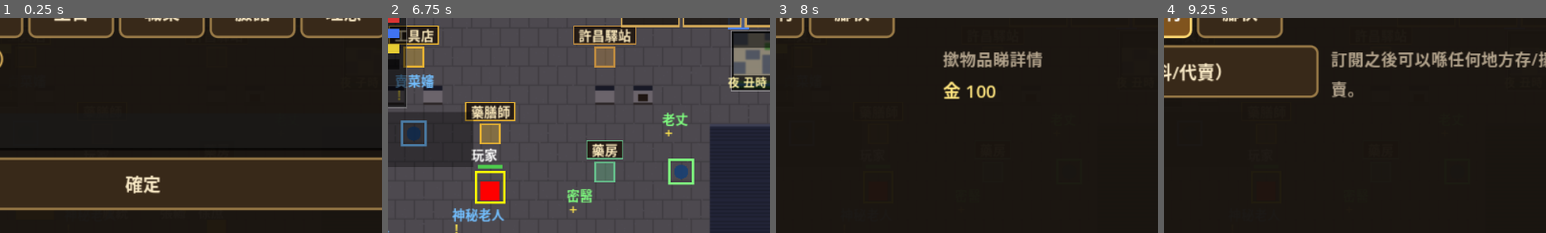
Above: before the commit, frames 1-4 (left to right).
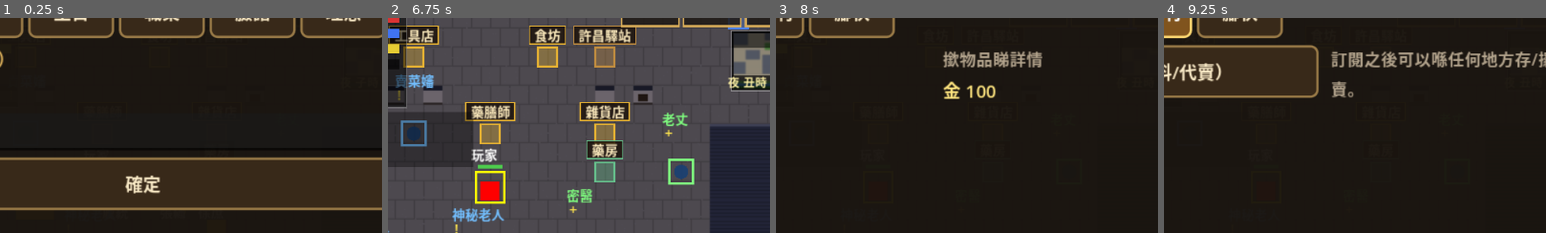
Above: after the commit, the same moments.

Repository: alphakey-marketing/sanguo-remake
Game: Godot game, scene res://ui/main.tscn
The game is run twice, just before and just after one commit, with the same random seed, the same clock (stepped at 60 frames per second) and the same inputs.
Inputs (mouse positions are % of the whole screen's width and height, from its top left):
- Up to frame 1 (0.25 s): no input
- Up to frame 2 (6.75 s): click "姓名" at 0.5 s; click "稱號" at 1.25 s; click (55, 40) at 2.02 s; type "12" at 2.1 s; click "生日" at 2.75 s; click "職業" at 3.5 s; click "臉譜" at 4.25 s; click "理念" at 5 s; click "確認" at 5.75 s; click "出發！" at 6.5 s
- Up to frame 3 (8 s): tap Enter at 7.25 s; move the mouse to (72, 45) at 7.27 s; hold D from 7.28 s (still down); tap B at 7.35 s; click (72, 45) at 7.42 s; tap Space at 7.52 s
- Up to frame 4 (9.25 s): release D at 8 s; click "背包" at 8 s; click "天地商行" at 8.75 s
The pictures show only the part of the screen within x 37-87%, y 13-63%; the shares and areas given below are measured in that part.

The runs differ from the first frame. In frame 2, 2.9% of the frame differs, in the area x 37-64%, y 3-59%; in frame 3, less than 0.1%; in frame 4, less than 0.1%.

Commit message:
S05a 生產經濟小缺口: 產出1~2件(doubleChance)+5城4類商店+天災停進貨+地圖市價頁
- 農耕/伐木/採礦 work.json 加 doubleChance:0.15，一般成功額外機率多收1件
  (同大成功0.5%不重疊)，對應 spec 05 §2「1~2件」；狩獵/釣魚/採藥表寫「1件」不加
- shops.json 5城(許昌/新野/汝南/宛城/襄陽)各補齊工具商/藥膳師/食坊/雜貨店
  (新增17間店)
- world.json 加 shopShutdown:{min,max}；disaster.gd roll_day() 大/中規模天災
  額外算 shutdownEnd/shutdownCats；sim_econ.gd cmd_buy 擋停進貨窗口購買
- sim.gd 新 view_market_prices() read-model + map_panel.gd 新「市價」頁，
  顯示各城代表物資現價 (城際價差)
- tests/run_craft.gd 加 doubleChance/4類商店/天災停進貨測試，全部 PASS
- docs: PLAN.md 剔 S05a、spec 05 更新現況+偏離記錄、CLAUDE.md 現況推進到 S05b

Co-Authored-By: Claude Sonnet 5 <noreply@anthropic.com>

Diff:
--- a/client/data/shops.json
+++ b/client/data/shops.json
@@ -152,6 +152,22 @@
    "map": "xuchang"
   },
   {
+   "id": "food",
+   "name": "食坊",
+   "x": 37,
+   "y": 34,
+   "stock": [29021, 29025, 29028, 29052, 29053, 29078, 29079, 29102],
+   "map": "xuchang"
+  },
+  {
+   "id": "grocery",
+   "name": "雜貨店",
+   "x": 40,
+   "y": 38,
+   "stock": [65001, 65002, 65004, 65005, 65008, 65016, 65020, 65024, 65029, 65040],
+   "map": "xuchang"
+  },
+  {
    "id": "tool_xy",
    "name": "新野工具店",
    "x": 29,
@@ -178,6 +194,30 @@
    "map": "xinye"
   },
   {
+   "id": "herbalist_xy",
+   "name": "新野藥膳師",
+   "x": 33,
+   "y": 31,
+   "stock": [30015, 28035, 28037, 29043, 29068, 29069, 29070],
+   "map": "xinye"
+  },
+  {
+   "id": "food_xy",
+   "name": "新野食坊",
+   "x": 37,
+   "y": 31,
+   "stock": [29021, 29025, 29028, 29052, 29053, 29078, 29079, 29102],
+   "map": "xinye"
+  },
+  {
+   "id": "grocery_xy",
+   "name": "新野雜貨店",
+   "x": 41,
+   "y": 31,
+   "stock": [65001, 65002, 65004, 65005, 65008, 65016, 65020, 65024, 65029, 65040],
+   "map": "xinye"
+  },
+  {
    "id": "weapon_rn",
    "name": "汝南武器店",
    "x": 11,
@@ -221,6 +261,38 @@
    "map": "runan_city"
   },
   {
+   "id": "tool_rn",
+   "name": "汝南工具店",
+   "x": 31,
+   "y": 35,
+   "stock": [26031, 26032, 26033, 26034, 26035, 26036, 26001, 26002, 26003, 26006, 26008, 26011, 26005, 26012, 26007, 26004, 26010],
+   "map": "runan_city"
+  },
+  {
+   "id": "herbalist_rn",
+   "name": "汝南藥膳師",
+   "x": 35,
+   "y": 35,
+   "stock": [30015, 28035, 28037, 29043, 29068, 29069, 29070],
+   "map": "runan_city"
+  },
+  {
+   "id": "food_rn",
+   "name": "汝南食坊",
+   "x": 39,
+   "y": 35,
+   "stock": [29021, 29025, 29028, 29052, 29053, 29078, 29079, 29102],
+   "map": "runan_city"
+  },
+  {
+   "id": "grocery_rn",
+   "name": "汝南雜貨店",
+   "x": 43,
+   "y": 35,
+   "stock": [65001, 65002, 65004, 65005, 65008, 65016, 65020, 65024, 65029, 65040],
+   "map": "runan_city"
+  },
+  {
    "id": "weapon_wc",
    "name": "宛城武器店",
    "x": 10,
@@ -264,6 +336,38 @@
    "map": "wancheng"
   },
   {
+   "id": "tool_wc",
+   "name": "宛城工具店",
+   "x": 32,
+   "y": 38,
+   "stock": [26031, 26032, 26033, 26034, 26035, 26036, 26001, 26002, 26003, 26006, 26008, 26011, 26005, 26012, 26007, 26004, 26010],
+   "map": "wancheng"
+  },
+  {
+   "id": "herbalist_wc",
+   "name": "宛城藥膳師",
+   "x": 36,
+   "y": 38,
+   "stock": [30015, 28035, 28037, 29043, 29068, 29069, 29070],
+   "map": "wancheng"
+  },
+  {
+   "id": "food_wc",
+   "name": "宛城食坊",
+   "x": 40,
+   "y": 38,
+   "stock": [29021, 29025, 29028, 29052, 29053, 29078, 29079, 29102],
+   "map": "wancheng"
+  },
+  {
+   "id": "grocery_wc",
+   "name": "宛城雜貨店",
+   "x": 44,
+   "y": 38,
+   "stock": [65001, 65002, 65004, 65005, 65008, 65016, 65020, 65024, 65029, 65040],
+   "map": "wancheng"
+  },
+  {
    "id": "weapon_xyc",
    "name": "襄陽武器店",
    "x": 10,
@@ -305,6 +409,38 @@
     24002
    ],
    "map": "xiangyang"
+  },
+  {
+   "id": "tool_xyc",
+   "name": "襄陽工具店",
+   "x": 30,
+   "y": 33,
+   "stock": [26031, 26032, 26033, 26034, 26035, 26036, 26001, 26002, 26003, 26006, 26008, 26011, 26005, 26012, 26007, 26004, 26010],
+   "map": "xiangyang"
+  },
+  {
+   "id": "herbalist_xyc",
+   "name": "襄陽藥膳師",
+   "x": 34,
+   "y": 33,
+   "stock": [30015, 28035, 28037, 29043, 29068, 29069, 29070],
+   "map": "xiangyang"
+  },
+  {
+   "id": "food_xyc",
+   "name": "襄陽食坊",
+   "x": 38,
+   "y": 33,
+   "stock": [29021, 29025, 29028, 29052, 29053, 29078, 29079, 29102],
+   "map": "xiangyang"
+  },
+  {
+   "id": "grocery_xyc",
+   "name": "襄陽雜貨店",
+   "x": 42,
+   "y": 33,
+   "stock": [65001, 65002, 65004, 65005, 65008, 65016, 65020, 65024, 65029, 65040],
+   "map": "xiangyang"
   }
  ],
  "inns": [
--- a/client/data/work.json
+++ b/client/data/work.json
@@ -17,7 +17,8 @@
     "farming": {
       "name": "農耕", "tool": 26001, "starterTool": 26031,
       "materials": [25064, 25065, 25066, 25067, 25068, 25069, 25070, 25071, 25072, 25073, 25074],
-      "unlockLv": [1, 3, 6, 10, 14, 18, 22, 27, 32, 38, 45]
+      "unlockLv": [1, 3, 6, 10, 14, 18, 22, 27, 32, 38, 45],
+      "doubleChance": 0.15
     },
     "hunting": {
       "name": "狩獵", "tool": 26011, "starterTool": 26036,
@@ -27,7 +28,8 @@
     "woodcutting": {
       "name": "伐木", "tool": 26002, "starterTool": 26032,
       "materials": [25053, 25054, 25055, 25056, 25057, 25058, 25059, 25060, 25061, 25062, 25063],
-      "unlockLv": [1, 3, 6, 10, 14, 18, 22, 27, 32, 38, 45]
+      "unlockLv": [1, 3, 6, 10, 14, 18, 22, 27, 32, 38, 45],
+      "doubleChance": 0.15
     },
     "fishing": {
       "name": "釣魚", "tool": 26006, "starterTool": 26034,
@@ -42,7 +44,8 @@
     "mining": {
       "name": "採礦", "tool": 26003, "starterTool": 26033,
       "materials": [25001, 25002, 25003, 25004, 25005, 25006, 25007, 25008, 25009, 25010, 25011],
-      "unlockLv": [1, 3, 6, 10, 14, 18, 22, 27, 32, 38, 45]
+      "unlockLv": [1, 3, 6, 10, 14, 18, 22, 27, 32, 38, 45],
+      "doubleChance": 0.15
     }
   }
 }
--- a/client/data/world.json
+++ b/client/data/world.json
@@ -231,6 +231,7 @@
   "supplyElast": 0.3,
   "demandElast": 0.35
  },
+ "shopShutdown": { "min": 1, "max": 3 },
  "disasters": [
   {
    "id": "locust",
--- a/client/rules/disaster.gd
+++ b/client/rules/disaster.gd
@@ -7,7 +7,8 @@
 
 
 # 每日每城: 掟 rng 睇有冇天災發生。回傳 disaster dict 或 {}
-static func roll_day(rng: Callable, day: int, season: int, city_id: String, defs: Array) -> Dictionary:
+# shutdown_cfg (spec 05 §6【自訂】): {min,max} 大/中規模天災停對應 cat 商店進貨 1~3 日
+static func roll_day(rng: Callable, day: int, season: int, city_id: String, defs: Array, shutdown_cfg: Dictionary = {}) -> Dictionary:
 	for d in defs:
 		var ok := false
 		for s in d["seasons"]:
@@ -22,11 +23,19 @@
 		if r >= SIZE_W[0]:
 			idx = 1 if r < SIZE_W[1] else 2
 		var sz: Dictionary = d["sizes"][idx]
-		return {
+		var out := {
 			"id": d["id"], "name": d["name"], "city": city_id, "size": sz["size"],
 			"startDay": day, "endDay": day + int(sz["days"]),
 			"supply": sz["supply"],
 		}
+		if idx < 2 and not shutdown_cfg.is_empty():          # 大(0)/中(1) 先停進貨；細(2) 唔停
+			var lo := int(shutdown_cfg.get("min", 1))
+			var hi := int(shutdown_cfg.get("max", 3))
+			var sd := lo + int(floor(MathX.roll(rng) * float(hi - lo + 1)))
+			sd = mini(sd, int(sz["days"]))
+			out["shutdownEnd"] = day + maxi(1, sd)
+			out["shutdownCats"] = (sz["supply"] as Dictionary).keys()
+		return out
 	return {}
 
 
--- a/client/sim/sim.gd
+++ b/client/sim/sim.gd
@@ -73,7 +73,7 @@
 	var season := RulesClock.season_of_day(day, int(data.world["clock"]["seasonDays"]))
 	var changed: Array = []
 	for c in data.world["cities"]:
-		var d := RulesDisaster.roll_day(rng_fn, day, season, String(c.id), data.world["disasters"])
+		var d := RulesDisaster.roll_day(rng_fn, day, season, String(c.id), data.world["disasters"], data.world.get("shopShutdown", {}))
 		if not d.is_empty():
 			disas.append(d)
 			changed.append(d)
@@ -237,6 +237,23 @@
 	return out
 
 
+# 城際價差 (spec 05 §6【自訂】): 幾件代表物資喺各城依家市價，俾地圖面板「市價」頁顯示
+const MARKET_REP_ITEMS := [25064, 25053, 25001, 29021, 29043]   # 蕃薯/木頭/石頭/宮保雞丁/回血草
+
+func view_market_prices() -> Array:
+	var out: Array = []
+	for c in data.world["cities"]:
+		var row := {"city": String(c.id), "name": String(c.get("name", c.id)), "items": []}
+		for iid in MARKET_REP_ITEMS:
+			var cat := str(int(data.cats.get(iid, 0)))
+			var g := market_city(String(c.id), cat)
+			var pf := float(g.get("pf", 1.0)) if not g.is_empty() else 1.0
+			var price := int(round(float(data.prices.get(iid, 0.0)) * pf))
+			(row["items"] as Array).append({"id": iid, "name": String(data.names.get(iid, str(iid))), "price": price})
+		out.append(row)
+	return out
+
+
 # 地理專長 lv≥1: 小地圖顯示全部設施 (唔止傳送點)；UI 讀呢個 gate 小地圖畫法 (spec 01 §8)
 func geo_unlocked() -> bool:
 	var ch := player_ch()
--- a/client/sim/sim_econ.gd
+++ b/client/sim/sim_econ.gd
@@ -60,6 +60,24 @@
 	return {}
 
 
+# 天災大/中停進貨 (spec 05 §6【自訂】): 商店所屬城市有生效中天災、且天災 supply cat 蓋到呢件貨嘅 cat → 缺貨
+func _shop_shutdown_reason(shop: Dictionary, item: int) -> String:
+	var city_id := String(shop.get("map", ""))
+	if city_id == "":
+		return ""
+	var cat := int(data.cats.get(item, -1))
+	var day := int(_clock()["day"])
+	for d in state["disasters"]:
+		if str(d.get("city", "")) != city_id:
+			continue
+		if day >= int(d.get("shutdownEnd", -1)):
+			continue
+		var cats: Array = d.get("shutdownCats", [])
+		if cats.has(str(cat)) or cats.has(cat):
+			return "%s：%s 停止進貨中，暫時缺貨" % [String(d.get("name", "天災")), shop.get("name", "商店")]
+	return ""
+
+
 func cmd_buy(id: int, item: int, n: int = 1) -> void:
 	var e := ent(id)
 	n = mini(99, n)
@@ -71,6 +89,9 @@
 	var stock: Array = shop["stock"]
 	if not stock.has(item) and not stock.has(float(item)):
 		return _msg(id, "呢間店唔賣呢件")
+	var shut := _shop_shutdown_reason(shop, item)
+	if shut != "":
+		return _msg(id, shut)
 	var ch: Dictionary = e["ch"]
 	var cost := RulesShop.buy_price(data.prices.get(item, 0.0) * market_factor(item), ch["attrs"]["cha"], int(ch["karma"]), expert_lv(ch, "jiaoyi")) * n
 	if int(ch["gold"]) < cost:
@@ -528,6 +549,8 @@
 		var tier := RulesWork.roll_tier(RulesWork.unlocked_tiers(lv, sk["unlockLv"]), rng_fn)
 		item = int(materials[tier])
 		n = 2 if MathX.roll(rng_fn) < float(cfg["big"]) else 1       # 大成功雙倍
+		if n == 1 and sk.has("doubleChance") and MathX.roll(rng_fn) < float(sk["doubleChance"]):
+			n = 2       # 農耕/伐木/採礦：額外機率多收 1 件（spec 05 §2「1~2件」）
 		RulesShop.add_item(ch["bag"], item, n)
 	var tool_item := int(tool["item"])
 	tool["dur"] = RulesWork.durability_after_use(int(tool["dur"]))
--- a/client/tests/run_craft.gd
+++ b/client/tests/run_craft.gd
@@ -10,6 +10,7 @@
 	var data := GameData.load_all()
 	t_data(data)
 	t_work_levels(data)
+	t_double_yield(data)
 	t_unlock(data)
 	t_craft(data)
 	t_craft_food(data)
@@ -17,6 +18,8 @@
 	t_repair_self(data)
 	t_repair_service(data)
 	t_tool_shop(data)
+	t_shops_4cats(data)
+	t_disaster_shutdown(data)
 	t_save_roundtrip(data)
 	t_determinism(data)
 	print("[TEST] craft scenarios: %d, fail %d" % [total, fails])
@@ -142,6 +145,35 @@
 		if RulesShop.count_item(ch["bag"], int(m)) > 0:
 			hi = true
 	check(hi, "採礦 45 級: 出到高 tier 礦")
+
+
+# S05a: 農耕/伐木/採礦有 doubleChance【自訂】→ 一般成功都有機率出 2 件；狩獵冇加 doubleChance → 只有大成功罕有雙倍
+func t_double_yield(data: GameData) -> void:
+	check(float(data.work["mining"]["doubleChance"]) > 0.0, "採礦有 doubleChance 設定")
+	check(not data.work["hunting"].has("doubleChance"), "狩獵冇 doubleChance（表寫「1件」）")
+	var r := _new(data, 22)
+	var sim: Sim = r[0]
+	var pid: int = r[1]
+	var ch: Dictionary = r[2]
+	_put(sim, pid, 30, 30)
+	_equip_tool(sim, pid, ch, "mining", 26003)
+	var twos := 0
+	var oks := 0
+	var last_n := [0]
+	sim.event_emitted.connect(func(ev: Dictionary) -> void:
+		if String(ev.get("k", "")) == "work":
+			last_n[0] = int(ev.get("n", 0)))
+	for i in 300:
+		ch["sp"] = 999999
+		if not ch["tools"].has("mining"):
+			_equip_tool(sim, pid, ch, "mining", 26003)
+		sim.cmd_work(pid, "mining")
+		if int(last_n[0]) > 0:
+			oks += 1
+			if int(last_n[0]) == 2:
+				twos += 1
+	check(oks > 0, "採礦 300 次有成功樣本")
+	check(float(twos) / float(oks) > 0.05, "採礦大量成功入面 2 件比例夠高 (~15%%+0.5%%，got %.3f)" % (float(twos) / float(oks)))
 
 
 func t_unlock(data: GameData) -> void:
@@ -368,6 +400,63 @@
 	check(RulesShop.count_item(ch["bag"], 26005) == 1 and int(ch["gold"]) < 5000 and int(ch["gold"]) > 1000, "買到鍋子 (~3000)")
 
 
+# S05a: 5 城 (許昌/新野/汝南/宛城/襄陽) 各有齊 4 類商店 (工具/藥房/食物/雜貨)
+func t_shops_4cats(data: GameData) -> void:
+	var by_map := {}
+	for s in data.shops:
+		var m := String(s["map"])
+		if not by_map.has(m):
+			by_map[m] = {"tool": false, "herb": false, "food": false, "grocery": false}
+		var name := String(s["name"])
+		if name.contains("工具"):
+			by_map[m]["tool"] = true
+		elif name.contains("藥"):
+			by_map[m]["herb"] = true
+		elif name.contains("食"):
+			by_map[m]["food"] = true
+		elif name.contains("雜貨"):
+			by_map[m]["grocery"] = true
+	for city in ["xuchang", "xinye", "runan_city", "wancheng", "xiangyang"]:
+		var f: Dictionary = by_map.get(city, {})
+		check(bool(f.get("tool", false)), "%s 有工具店" % city)
+		check(bool(f.get("herb", false)), "%s 有藥房" % city)
+		check(bool(f.get("food", false)), "%s 有食坊" % city)
+		check(bool(f.get("grocery", false)), "%s 有雜貨店" % city)
+
+
+# S05a: 天災大/中規模停該城該 cat 商店進貨；細規模唔停
+func t_disaster_shutdown(data: GameData) -> void:
+	var cfg: Dictionary = data.world.get("shopShutdown", {})
+	check(not cfg.is_empty(), "world.json 有 shopShutdown 設定")
+	var defs: Array = data.world["disasters"]
+	var big_forced := func(_i: int) -> float: return 0.0     # 永遠擲到最細值 -> 天災必發生 + size idx0 (大)
+	var d := RulesDisaster.roll_day(big_forced, 1, 1, "xuchang", defs, cfg)
+	check(not d.is_empty() and String(d["size"]) == "大", "強制 rng: 擲到大規模天災")
+	check(d.has("shutdownEnd") and int(d["shutdownEnd"]) > 1, "大規模天災有 shutdownEnd")
+	check((d["shutdownCats"] as Array).size() > 0, "大規模天災有 shutdownCats")
+	# sim 層: 商店買嘢喺停進貨窗口內會被擋
+	var r := _new(data, 33)
+	var sim: Sim = r[0]
+	var pid: int = r[1]
+	var ch: Dictionary = r[2]
+	var msgs: Array = r[3]
+	var shop := {}
+	for s in data.shops:
+		if String(s["id"]) == "herbalist":
+			shop = s
+	_put(sim, pid, int(shop["x"]), int(shop["y"]) + 1)
+	ch["gold"] = 5000
+	var cat := int(data.cats.get(28037, 0))
+	sim.state["disasters"].append({"id": "plague", "name": "瘟疫", "city": "xuchang", "size": "大",
+		"startDay": 0, "endDay": 999, "shutdownEnd": 999, "shutdownCats": [str(cat)], "supply": {}})
+	sim.cmd_buy(pid, 28037, 1)
+	check(RulesShop.count_item(ch["bag"], 28037) == 0, "停進貨窗口內買唔到（未扣貨）")
+	check(_last(msgs).contains("停止進貨") or _last(msgs).contains("缺貨"), "有缺貨訊息 (%s)" % _last(msgs))
+	sim.state["disasters"].clear()
+	sim.cmd_buy(pid, 28037, 1)
+	check(RulesShop.count_item(ch["bag"], 28037) == 1, "冇天災時買得返")
+
+
 func t_save_roundtrip(data: GameData) -> void:
 	var r := _new(data)
 	var sim: Sim = r[0]
--- a/client/ui/panels/map_panel.gd
+++ b/client/ui/panels/map_panel.gd
@@ -11,15 +11,18 @@
 func _init(m: Node) -> void:
 	super(m)
 	title_lbl.text = "地圖"
-	set_tabs(["區域", "天下"])
+	set_tabs(["區域", "天下", "市價"])
 
 
 func sig() -> String:
 	var me = main._me()
-	return JSON.stringify([tab, _info, _sel_map, main.cur_map.get("id", ""), int(me.x) if me != null else 0, int(me.y) if me != null else 0])
+	return JSON.stringify([tab, _info, _sel_map, main.cur_map.get("id", ""), int(me.x) if me != null else 0, int(me.y) if me != null else 0, main.sim.view_market_prices()])
 
 
 func _build_body() -> void:
+	if tab == 2:
+		_build_prices()
+		return
 	var view := Control.new()
 	view.size_flags_vertical = Control.SIZE_EXPAND_FILL
 	view.size_flags_horizontal = Control.SIZE_EXPAND_FILL
@@ -35,6 +38,27 @@
 		if _sel_map != "":
 			row.add_child(btn("自動前往", func() -> void: goto_sel(), 120))
 		body.add_child(row)
+
+
+# ---- 市價 (spec 05 §6【自訂】): 各城代表物資現時市價，睇城際價差 ----
+func _build_prices() -> void:
+	var scroll := ScrollContainer.new()
+	scroll.size_flags_vertical = Control.SIZE_EXPAND_FILL
+	scroll.size_flags_horizontal = Control.SIZE_EXPAND_FILL
+	body.add_child(scroll)
+	var col := VBoxContainer.new()
+	col.size_flags_horizontal = Control.SIZE_EXPAND_FILL
+	scroll.add_child(col)
+	col.add_child(wrap_lbl("各城代表物資市價（因供需/天災浮動 0.5~2.0 倍）：", 13, UiTheme.DIM))
+	for row in main.sim.view_market_prices():
+		var box := VBoxContainer.new()
+		box.add_child(wrap_lbl(String(row["name"]), 15, UiTheme.GOLD))
+		var line := ""
+		for it in (row["items"] as Array):
+			line += "%s %d金　" % [String(it["name"]), int(it["price"])]
+		box.add_child(wrap_lbl(line, 13, Color.WHITE))
+		col.add_child(box)
+		col.add_child(HSeparator.new())
 
 
 # ---- 區域 ----
Not shown, changed: CLAUDE.md
Not shown, changed: docs/PLAN.md
Not shown, changed: docs/spec/05_生產經濟.md
